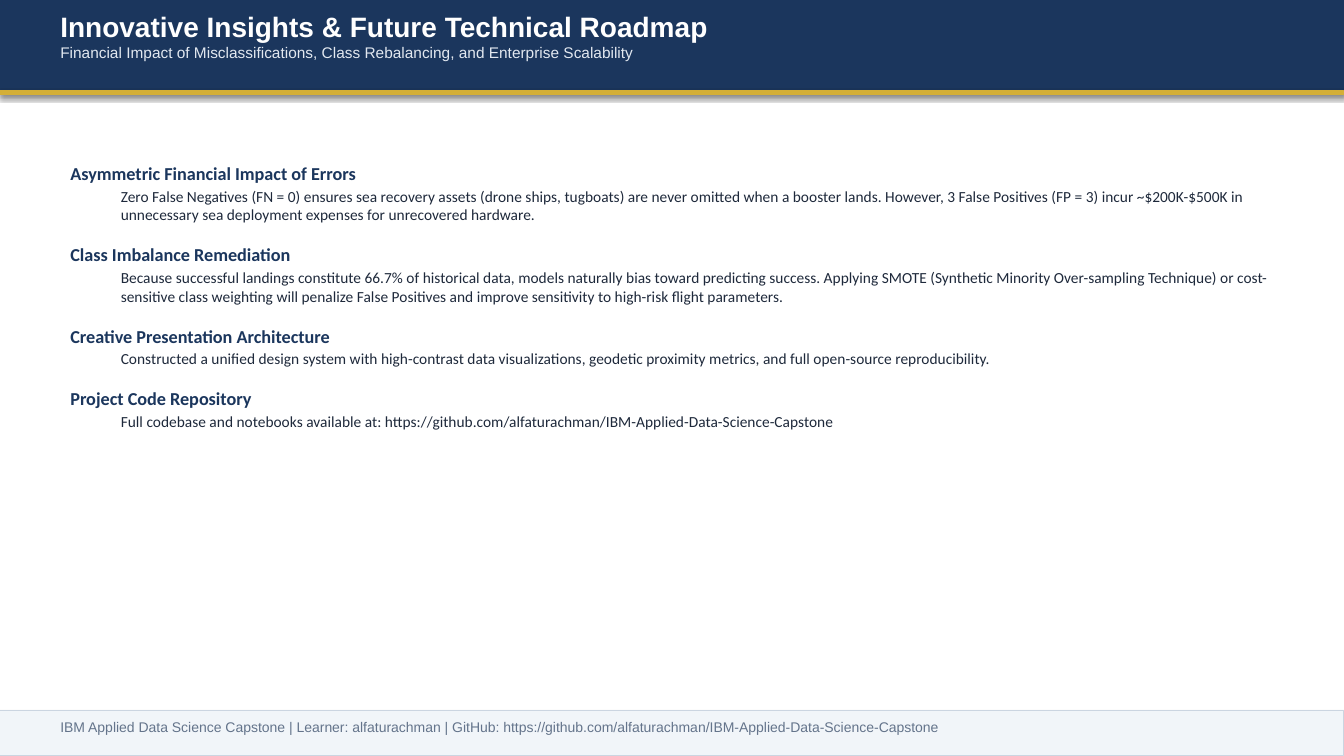
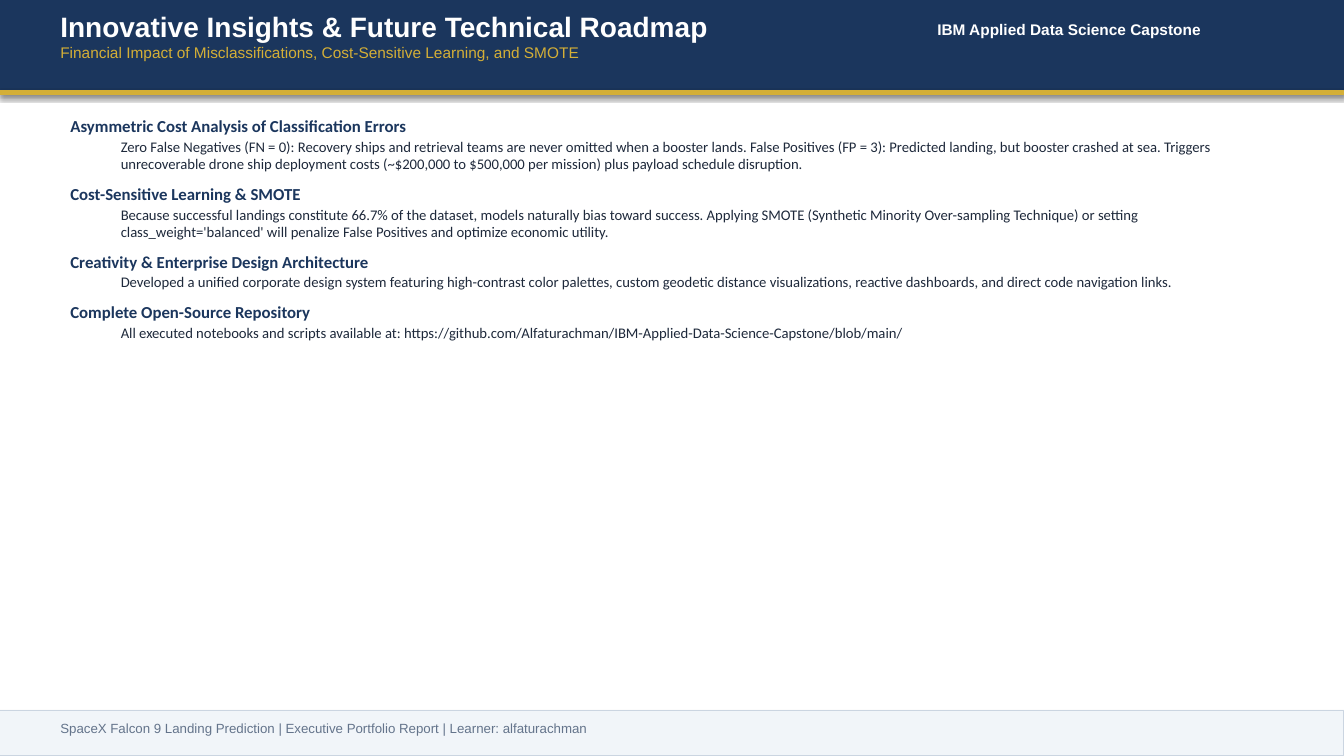
Before and after one commit to Alfaturachman/IBM-Applied-Data-Science-Capstone, a slide deck: slide 18 of Data Science Capstone Project Report.pptx (slide 17 before the commit). Drawn at 1344x756 pixels with LibreOffice and Linux fonts; fonts in the diff are those of the drawing. Boxes give left, top, right and bottom in pixels: in the first picture for what was removed or moved away, otherwise in the second. Text is boxed around its words. In the diff, an @@ line names an element or a change of style, - is before the commit and + after.

Commit message:
Add presentation_generator folder with automated PPTX and PDF generator scripts, charts, and documentation

```diff
--- a/Data Science Capstone Project Report.pptx
+++ b/Data Science Capstone Project Report.pptx
@@ text added at <box>937,23,1200,39</box>, 11 pt, text #FFFFFF, bold @@
+IBM Applied Data Science Capstone
@@ text at <box>60,47,579,61</box>: text changed; text colour #E2E8F0 to #D4AF37 @@
-Financial Impact of Misclassifications, Class Rebalancing, and Enterprise Scalability
+Financial Impact of Misclassifications, Cost-Sensitive Learning, and SMOTE
@@ text at <box>70,120,1210,341</box>: text changed; size 11 to 10.5 pt @@
-Asymmetric Financial Impact of Errors
-  Zero False Negatives (FN = 0) ensures sea recovery assets (drone ships, tugboats) are never omitted when a booster lands. However, 3 False Positives (FP = 3) incur ~$200K-$500K in unnecessary sea deployment expenses for unrecovered hardware.
-Class Imbalance Remediation
-  Because successful landings constitute 66.7% of historical data, models naturally bias toward predicting success. Applying SMOTE (Synthetic Minority Over-sampling Technique) or cost-sensitive class weighting will penalize False Positives and improve sensitivity to high-risk flight parameters.
-Creative Presentation Architecture
-  Constructed a unified design system with high-contrast data visualizations, geodetic proximity metrics, and full open-source reproducibility.
-Project Code Repository
-  Full codebase and notebooks available at: https://github.com/alfaturachman/IBM-Applied-Data-Science-Capstone
+Asymmetric Cost Analysis of Classification Errors
+  Zero False Negatives (FN = 0): Recovery ships and retrieval teams are never omitted when a booster lands. False Positives (FP = 3): Predicted landing, but booster crashed at sea. Triggers unrecoverable drone ship deployment costs (~$200,000 to $500,000 per mission) plus payload schedule disruption.
+Cost-Sensitive Learning & SMOTE
+  Because successful landings constitute 66.7% of the dataset, models naturally bias toward success. Applying SMOTE (Synthetic Minority Over-sampling Technique) or setting class_weight='balanced' will penalize False Positives and optimize economic utility.
+Creativity & Enterprise Design Architecture
+  Developed a unified corporate design system featuring high-contrast color palettes, custom geodetic distance visualizations, reactive dashboards, and direct code navigation links.
+Complete Open-Source Repository
+  All executed notebooks and scripts available at: https://github.com/Alfaturachman/IBM-Applied-Data-Science-Capstone/blob/main/
@@ text removed at <box>60,722,938,735</box> @@
-IBM Applied Data Science Capstone | Learner: alfaturachman | GitHub: https://github.com/alfaturachman/IBM-Applied-Data-Science-Capstone
@@ text added at <box>60,723,587,736</box>, 9.5 pt, text #64748B @@
+SpaceX Falcon 9 Landing Prediction | Executive Portfolio Report | Learner: alfaturachman
```
Also in this commit, not shown: 12 other slides changed, 5 slides added, 4 slides removed, 14 other files.
